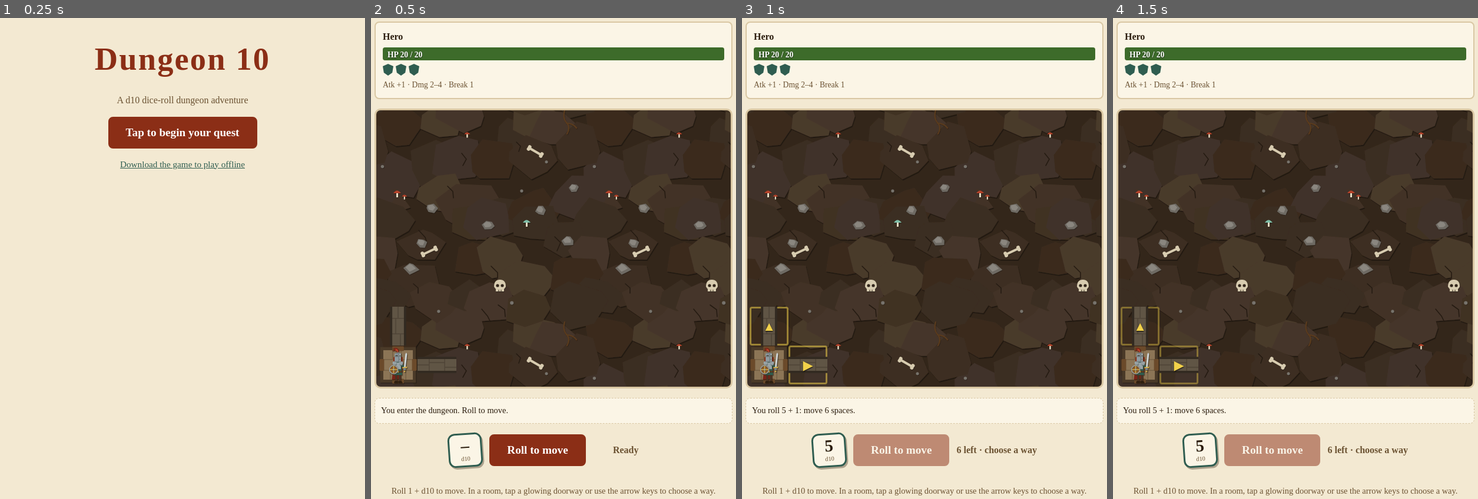
Above: before the commit, frames 1-4 (left to right).
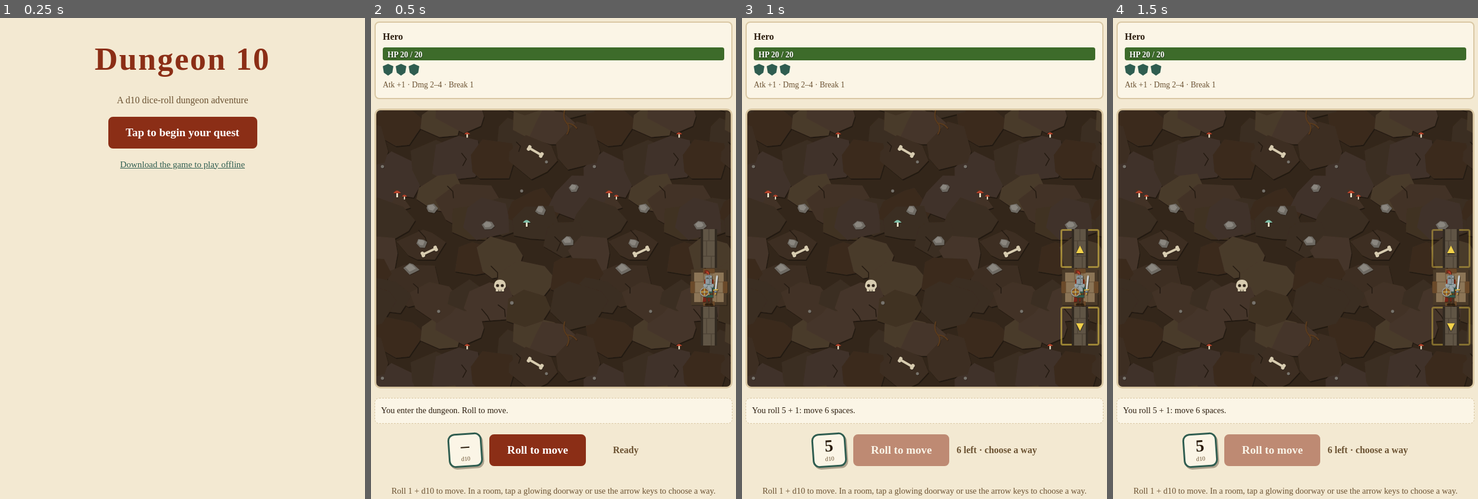
Above: after the commit, the same moments.

Repository: Wut-Lab/Dungeon-10
Game: browser game, page index.html
The game is run twice, just before and just after one commit, with the same random seed, the same clock (stepped at 60 frames per second) and the same inputs.
Inputs:
- Up to frame 1 (0.25 s): no input
- Up to frame 2 (0.5 s): click "Tap to begin your quest" at 0.27 s
- Up to frame 3 (1 s): click "Roll to move" at 0.52 s
- Up to frame 4 (1.5 s): hold S 1.03-1.3 s; tap Space at 1.1 s; hold W from 1.35 s (still down)

Frame 1 is identical in both runs. In frame 2, 2.1% of the frame differs, in the area x 2-98%, y 43-76%; in frame 3, 2.5%, in the area x 2-98%, y 43-77%; in frame 4, 2.5%.

Commit message:
Random map every run, plus pass-through rooms
mapgen.js builds a new dungeon each run: a random maze over a 4x5 grid
of room slots, a few extra hallways for loops, some dead ends trimmed,
then Entrance and Exit placed on the rooms farthest apart. Rooms with
exactly two opposite hallways can become V (doors top and bottom) or H
(doors left and right) rooms, which you pass straight through and which
also have a 25% enemy chance. Map size, loops, trimming and V/H chance
are in data.js.

Co-Authored-By: Claude Opus 5.5 <noreply@anthropic.com>
Claude-Session: https://claude.ai/code/session_013BExePevm9JAB9t41chAoh

Diff:
--- a/art.js
+++ b/art.js
@@ -83,17 +83,19 @@
 // Map tiles, drawn in the same paper style. viewBox 0 0 100 100.
 // Doors and hallways meet at the middle of each edge (x/y 34..66).
 const FLOOR = '#8c7556', WALL = '#4a3a28', DOOR = '#6b4a2a';
-const roomBase = extra => `<svg viewBox="0 0 100 100" class="tile-art">
+const roomBase = (extra, doors = 'tblr') => `<svg viewBox="0 0 100 100" class="tile-art">
   <rect x="8" y="8" width="84" height="84" fill="${FLOOR}"/>
   <path class="d" d="M8 36 H92 M8 64 H92 M36 8 V36 M64 36 V64 M30 64 V92 M70 64 V92 M58 8 V36" stroke="#7a6447" stroke-width="1.5"/>
   <rect x="8" y="8" width="84" height="84" fill="none" stroke="${WALL}" stroke-width="8"/>
-  <rect class="d" x="35" y="2" width="30" height="12" rx="2" fill="${DOOR}"/>
-  <rect class="d" x="35" y="86" width="30" height="12" rx="2" fill="${DOOR}"/>
-  <rect class="d" x="2" y="35" width="12" height="30" rx="2" fill="${DOOR}"/>
-  <rect class="d" x="86" y="35" width="12" height="30" rx="2" fill="${DOOR}"/>
+  ${doors.includes('t') ? `<rect class="d" x="35" y="2" width="30" height="12" rx="2" fill="${DOOR}"/>` : ''}
+  ${doors.includes('b') ? `<rect class="d" x="35" y="86" width="30" height="12" rx="2" fill="${DOOR}"/>` : ''}
+  ${doors.includes('l') ? `<rect class="d" x="2" y="35" width="12" height="30" rx="2" fill="${DOOR}"/>` : ''}
+  ${doors.includes('r') ? `<rect class="d" x="86" y="35" width="12" height="30" rx="2" fill="${DOOR}"/>` : ''}
   ${extra}</svg>`;
 const TILE_ART = {
   R: roomBase(''),
+  V: roomBase('', 'tb'),
+  H: roomBase('', 'lr'),
   S: roomBase(`<path class="d" d="M38 30 H62 V70 L50 62 L38 70 Z" fill="#8b2e16"/><path class="d" d="M42 36 H58 M42 42 H58" stroke="#d9b44a" stroke-width="2"/>`),
   E: roomBase(`<rect class="d" x="28" y="28" width="44" height="44" fill="#2b1d0e"/>
     <rect class="d" x="28" y="28" width="44" height="9" fill="#a89070"/><rect class="d" x="28" y="37" width="44" height="9" fill="#8c7556"/>
--- a/data.js
+++ b/data.js
@@ -14,19 +14,16 @@
   goblinWarrior: { name: 'Goblin Warrior', icon: '👺', art: 'goblinWarrior', hp: 7, attack: 1, damage: [1, 5], armorBreak: 1, armor: 1, abilities: [] },
 };
 
-// The dungeon map. One character per cell:
+// Random map settings (mapgen.js builds a new map every run). Map cells:
 //   S start room   E exit room   R room (doors on every wall)
+//   V room with doors top and bottom   H room with doors left and right
 //   | vertical hallway   - horizontal hallway   . solid rock
-// Rooms join through the hallways next to them.
-const MAP = [
-  'R-R-R-R-E',
-  '|...|...|',
-  'R-R-R.R-R',
-  '..|...|..',
-  'R-R-R-R.R',
-  '|.....|.|',
-  'S-R-R.R-R',
-];
+const MAP_SETTINGS = {
+  rows: 4, cols: 5,      // room slots (the map is rows*2-1 by cols*2-1 cells)
+  loopChance: 0.15,      // chance of an extra hallway between neighbouring rooms (makes loops)
+  trim: 3,               // dead-end rooms removed for an irregular shape
+  passRoomChance: 0.5,   // chance a straight-through room becomes a V/H room
+};
 
-const ROOM_ENEMY_CHANCE = 0.25;           // chance a room holds an enemy, rolled when you first enter it
+const ROOM_ENEMY_CHANCE = 0.25;           // chance a room (R, V or H) holds an enemy, rolled when you first enter it
 const ROOM_ENEMIES = ['goblinWarrior'];   // which enemies can appear in rooms
--- a/game.js
+++ b/game.js
@@ -11,30 +11,32 @@
 // ---- Map ----
 const DIRS = { up: [-1, 0], down: [1, 0], left: [0, -1], right: [0, 1] };
 const BACK = { up: 'down', down: 'up', left: 'right', right: 'left' };
-const at = (r, c) => MAP[r]?.[c] ?? '.';
+const at = (r, c) => state.map[r]?.[c] ?? '.';
 const key = (r, c) => r + ',' + c;
-const isRoom = ch => 'RSE'.includes(ch);
-const ROOM_NAME = { S: 'Entrance', E: 'Exit Stairs', R: 'Room', '|': 'Hallway', '-': 'Hallway' };
+const isRoom = ch => 'RSEVH'.includes(ch);
+// V rooms and | hallways only open up/down; H rooms and - hallways only left/right.
+const opens = (ch, d) => ch === '|' || ch === 'V' ? d === 'up' || d === 'down' : ch === '-' || ch === 'H' ? d === 'left' || d === 'right' : ch !== '.';
 
 // Ways out of a cell: rooms open into any hallway that runs toward them; hallways only run straight.
 function exits(r, c) {
   const here = at(r, c), out = [];
   for (const [d, [dr, dc]] of Object.entries(DIRS)) {
-    const there = at(r + dr, c + dc), vertical = d === 'up' || d === 'down';
-    if (here === '|' && !vertical || here === '-' && vertical) continue;
-    if (there === '|' && vertical || there === '-' && !vertical || isRoom(there) && !isRoom(here)) out.push(d);
+    const there = at(r + dr, c + dc);
+    // Both cells must open toward each other, and rooms only join through hallways.
+    if (opens(here, d) && opens(there, BACK[d]) && !(isRoom(here) && isRoom(there))) out.push(d);
   }
   return out;
 }
 
-function findStart() { for (let r = 0; r < MAP.length; r++) { const c = MAP[r].indexOf('S'); if (c >= 0) return { r, c }; } }
+function findStart() { for (let r = 0; r < state.map.length; r++) { const c = state.map[r].indexOf('S'); if (c >= 0) return { r, c }; } }
 
 function newRun() {
-  state = {
+  state = { map: generateMap() };
+  Object.assign(state, {
     cell: findStart(), prev: null, dir: null, steps: 0, moveRoll: null, choosing: null, moving: false,
     visited: new Set(), foes: {}, hero: makeUnit(PLAYER), foe: null, over: false,
     log: ['You enter the dungeon. Roll to move.'],
-  };
+  });
   state.visited.add(key(state.cell.r, state.cell.c));
   show('play');
   render();
@@ -100,7 +102,7 @@
   const first = !state.visited.has(k);
   state.visited.add(k);
   if (ch === 'E') { state.steps = 0; state.log.push('You find the stairs out of the dungeon!'); return end(true); }
-  if (ch === 'R' && first && Math.random() < ROOM_ENEMY_CHANCE) {
+  if ('RVH'.includes(ch) && first && Math.random() < ROOM_ENEMY_CHANCE) {
     const id = ROOM_ENEMIES[Math.floor(Math.random() * ROOM_ENEMIES.length)];
     state.foes[k] = makeUnit(ENEMIES[id]);
   }
@@ -288,7 +290,7 @@
 
 function drawMap() {
   const b = $('#board');
-  b.style.setProperty('--cols', MAP[0].length);
+  b.style.setProperty('--cols', state.map[0].length);
   b.innerHTML = '';
   const choiceAt = {};
   for (const d of state.choosing || []) choiceAt[key(state.cell.r + DIRS[d][0], state.cell.c + DIRS[d][1])] = d;
@@ -298,7 +300,7 @@
     const [r, c] = k.split(',').map(Number);
     for (const d of exits(r, c)) seen.add(key(r + DIRS[d][0], c + DIRS[d][1]));
   }
-  MAP.forEach((row, r) => [...row].forEach((ch, c) => {
+  state.map.forEach((row, r) => [...row].forEach((ch, c) => {
     const k = key(r, c), cell = document.createElement(choiceAt[k] ? 'button' : 'div');
     const shown = ch !== '.' && seen.has(k);
     cell.className = 'cell' + (ch === '.' ? ' rock' : shown ? '' : ' hidden') + (shown && !state.visited.has(k) ? ' fog' : '') + (choiceAt[k] ? ' pick' : '');
--- a/index.html
+++ b/index.html
@@ -59,6 +59,7 @@
   </section>
 </main>
 <script src="data.js"></script>
+<script src="mapgen.js"></script>
 <script src="art.js"></script>
 <script src="game.js"></script>
 </body>
--- /dev/null
+++ b/mapgen.js
@@ -0,0 +1,60 @@
+// Random dungeon maps. Every run builds a new one.
+// Rooms sit on a grid of slots joined by one-cell hallways. A random maze links every slot,
+// a few extra hallways add loops, some dead-end rooms are trimmed for an irregular shape,
+// then the Entrance and Exit go on rooms far apart.
+function generateMap(cfg = MAP_SETTINGS) {
+  const { rows, cols } = cfg;
+  const rnd = n => Math.floor(Math.random() * n);
+  const id = (r, c) => r * cols + c;
+  const links = new Set(), lk = (a, b) => (a < b ? a + ':' + b : b + ':' + a);
+  const nbrs = (r, c) => [[r - 1, c], [r + 1, c], [r, c - 1], [r, c + 1]].filter(([y, x]) => y >= 0 && y < rows && x >= 0 && x < cols);
+
+  // 1. Maze over all slots (randomized depth-first search).
+  const seen = new Set([id(0, 0)]), stack = [[0, 0]];
+  while (stack.length) {
+    const [r, c] = stack[stack.length - 1];
+    const open = nbrs(r, c).filter(([y, x]) => !seen.has(id(y, x)));
+    if (!open.length) { stack.pop(); continue; }
+    const [y, x] = open[rnd(open.length)];
+    links.add(lk(id(r, c), id(y, x))); seen.add(id(y, x)); stack.push([y, x]);
+  }
+  // 2. Extra hallways for loops.
+  for (let r = 0; r < rows; r++) for (let c = 0; c < cols; c++)
+    for (const [y, x] of nbrs(r, c)) if (Math.random() < cfg.loopChance / 2) links.add(lk(id(r, c), id(y, x)));
+
+  const rooms = new Set(Array.from({ length: rows * cols }, (_, i) => i));
+  const degree = i => [...links].filter(l => l.split(':').map(Number).includes(i)).length;
+  const linked = i => [...links].map(l => l.split(':').map(Number)).filter(p => p.includes(i)).map(p => p[0] === i ? p[1] : p[0]);
+  // 3. Trim some dead-end rooms.
+  for (let k = 0; k < cfg.trim; k++) {
+    const leaves = [...rooms].filter(i => degree(i) === 1);
+    if (leaves.length < 3) break;
+    const i = leaves[rnd(leaves.length)];
+    rooms.delete(i);
+    for (const l of [...links]) if (l.split(':').map(Number).includes(i)) links.delete(l);
+  }
+  // 4. Entrance and Exit: the two rooms farthest apart (search from a random room, then from the farthest).
+  const far = from => {
+    const dist = new Map([[from, 0]]), q = [from];
+    while (q.length) { const i = q.shift(); for (const j of linked(i)) if (!dist.has(j)) { dist.set(j, dist.get(i) + 1); q.push(j); } }
+    return [...dist].sort((a, b) => b[1] - a[1])[0][0];
+  };
+  const pool = [...rooms], start = far(far(pool[rnd(pool.length)])), exit = far(start);
+
+  // 5. Draw it as text: rooms at even cells, hallways between linked rooms.
+  const grid = Array.from({ length: rows * 2 - 1 }, () => Array(cols * 2 - 1).fill('.'));
+  for (const l of links) {
+    const [a, b] = l.split(':').map(Number), [ra, ca] = [Math.floor(a / cols), a % cols], [rb, cb] = [Math.floor(b / cols), b % cols];
+    grid[ra + rb][ca + cb] = ra === rb ? '-' : '|';
+  }
+  for (const i of rooms) {
+    const r = Math.floor(i / cols), c = i % cols, ns = linked(i).map(j => [Math.floor(j / cols) - r, j % cols - c]);
+    let ch = 'R';
+    const vert = ns.length === 2 && ns.every(([dr]) => dr !== 0), horiz = ns.length === 2 && ns.every(([, dc]) => dc !== 0);
+    if ((vert || horiz) && Math.random() < cfg.passRoomChance) ch = vert ? 'V' : 'H';
+    if (i === start) ch = 'S';
+    if (i === exit) ch = 'E';
+    grid[r * 2][c * 2] = ch;
+  }
+  return grid.map(row => row.join(''));
+}
